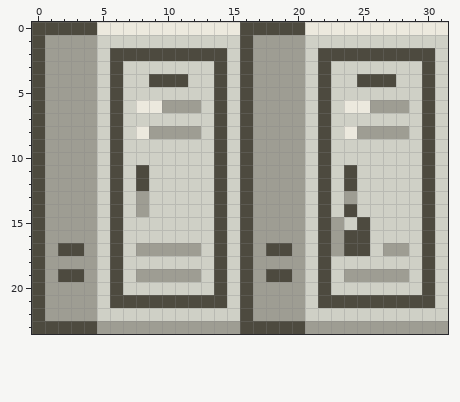
A pixel-art sprite gets an edit: objects/npceq/locker1/locker1.png. Above, as it was before the edit.
The file is 32x24 pixels.
Once edited:
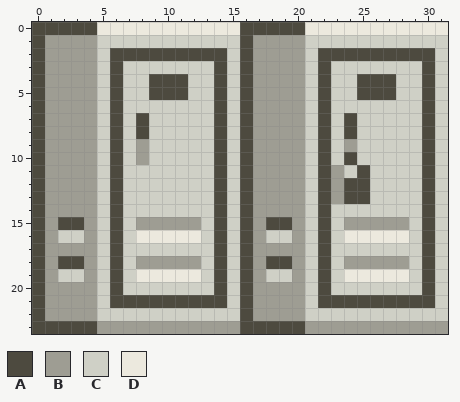
Palette (. is transparent): A #4d4a3f  B #9e9d93  C #cfd0c6  D #ece9de
The edit:
@@ x 0..31 @@
  4 ABBBBCACCAAACCACABBBBCACCAAACCAC
- 5 ABBBBCACCCCCCCACABBBBCACCCCCCCAC
- 6 ABBBBCACDDBBBCACABBBBCACDDBBBCAC
- 7 ABBBBCACCCCCCCACABBBBCACCCCCCCAC
- 8 ABBBBCACDBBBBCACABBBBCACDBBBBCAC
- 9 ABBBBCACCCCCCCACABBBBCACCCCCCCAC
-10 ABBBBCACCCCCCCACABBBBCACCCCCCCAC
-11 ABBBBCACACCCCCACABBBBCACACCCCCAC
-12 ABBBBCACACCCCCACABBBBCACACCCCCAC
-13 ABBBBCACBCCCCCACABBBBCACBCCCCCAC
-14 ABBBBCACBCCCCCACABBBBCACACCCCCAC
-15 ABBBBCACCCCCCCACABBBBCABCACCCCAC
-16 ABBBBCACCCCCCCACABBBBCABAACCCCAC
-17 ABAABCACBBBBBCACABAABCABAACBBCAC
-18 ABBBBCACCCCCCCACABBBBCACCCCCCCAC
-19 ABAABCACBBBBBCACABAABCACBBBBBCAC
+ 5 ABBBBCACCAAACCACABBBBCACCAAACCAC
+ 6 ABBBBCACCCCCCCACABBBBCACCCCCCCAC
+ 7 ABBBBCACACCCCCACABBBBCACACCCCCAC
+ 8 ABBBBCACACCCCCACABBBBCACACCCCCAC
+ 9 ABBBBCACBCCCCCACABBBBCACBCCCCCAC
+10 ABBBBCACBCCCCCACABBBBCACACCCCCAC
+11 ABBBBCACCCCCCCACABBBBCABCACCCCAC
+12 ABBBBCACCCCCCCACABBBBCABAACCCCAC
+13 ABBBBCACCCCCCCACABBBBCABAACCCCAC
+14 ABBBBCACCCCCCCACABBBBCACCCCCCCAC
+15 ABAABCACBBBBBCACABAABCACBBBBBCAC
+16 ABCCBCACDDDDDCACABCCBCACDDDDDCAC
+17 ABBBBCACCCCCCCACABBBBCACCCCCCCAC
+18 ABAABCACBBBBBCACABAABCACBBBBBCAC
+19 ABCCBCACDDDDDCACABCCBCACDDDDDCAC
 20 ABBBBCACCCCCCCACABBBBCACCCCCCCAC
Changed places in both pictures, as pixel boxes (x1, y1, x2, y2):
changed: (58, 87, 201, 282)
changed: (266, 87, 409, 282)
